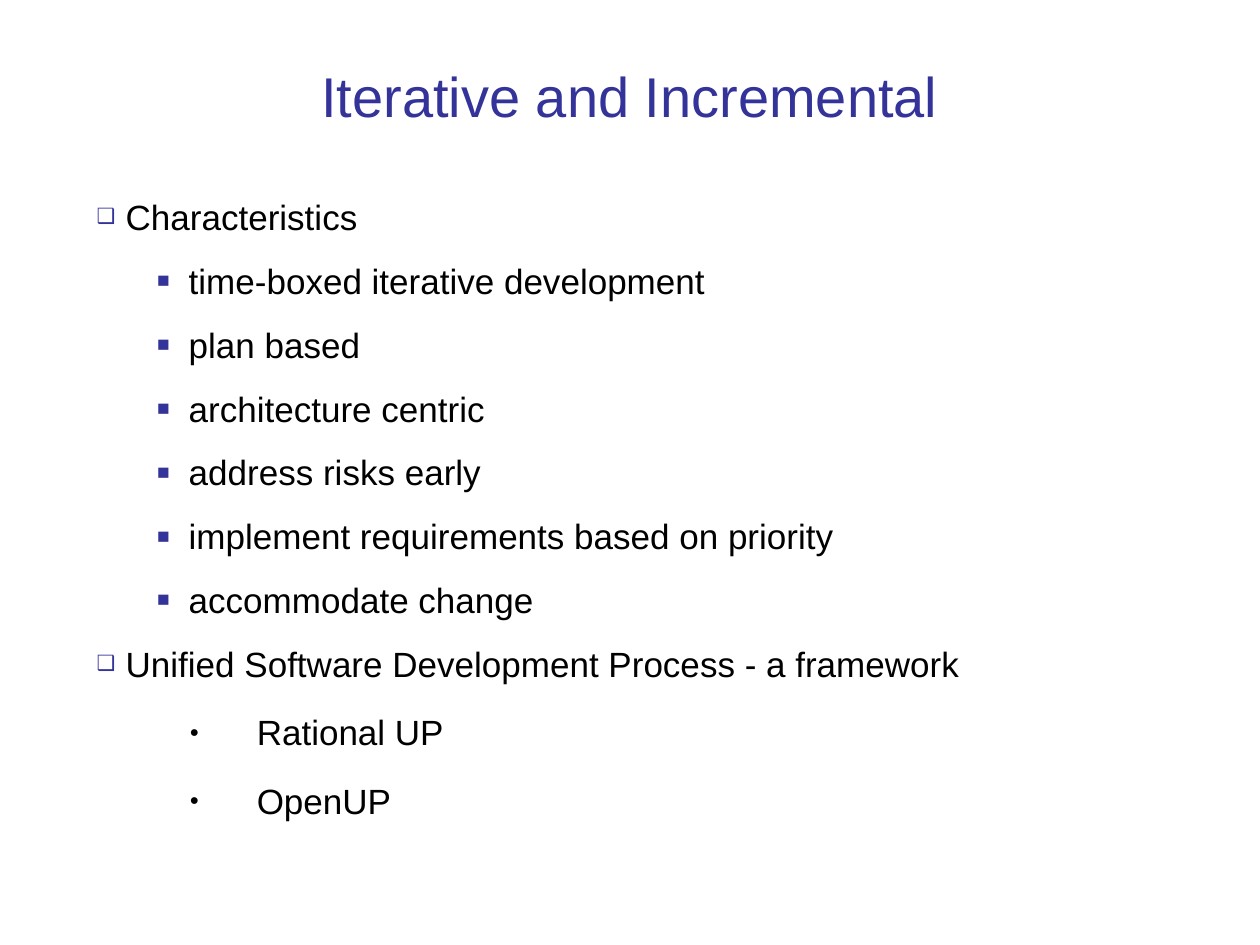
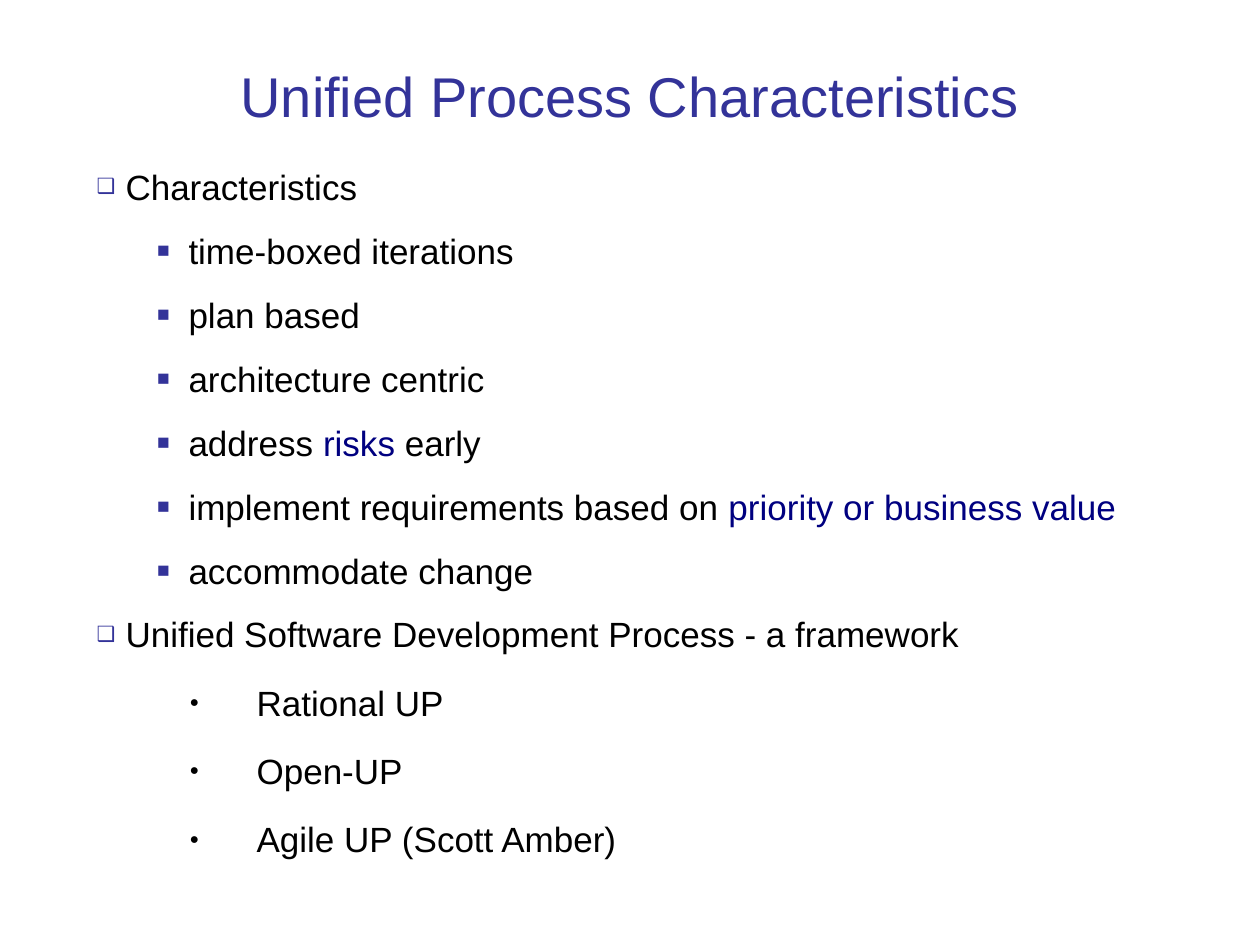
Before and after one commit to cpske/ISP, a slide deck: slide 18 of intro/Introduction-software-process.ppt (slide 20 before the commit). Drawn at 1260x945 pixels with LibreOffice and Linux fonts; fonts in the diff are those of the drawing. Boxes give left, top, right and bottom in pixels: in the first picture for what was removed or moved away, otherwise in the second. Text is boxed around its words. In the diff, an @@ line names an element or a change of style, - is before the commit and + after.

Commit message:
update index and software process slides

```diff
--- a/intro/Introduction-software-process.ppt
+++ b/intro/Introduction-software-process.ppt
@@ title at box(240, 76, 1018, 118): text changed @@
-Iterative and Incremental
+Unified Process Characteristics
@@ text "Characteristics": place and size @@
-text "Characteristics" at box(126, 204, 959, 820)
+text "Characteristics" at box(126, 174, 1116, 859)
@@ text at box(126, 174, 959, 717): text colour #000000 to #000080 in "risks" @@
@@ text at box(189, 238, 513, 265): text changed @@
-  ■ time-boxed iterative development
+  ■ time-boxed iterations
@@ text at box(189, 494, 1116, 526): text changed @@
-  ■ implement requirements based on priority
+  ■ implement requirements based on priority or business value
@@ text at box(257, 759, 616, 859): text changed @@
-  ● OpenUP
+  ● Open-UP
+  ● Agile UP (Scott Amber)
```
Also in this commit, not shown: 7 other slides changed, 6 slides added, 2 slides removed, 2 other files.
